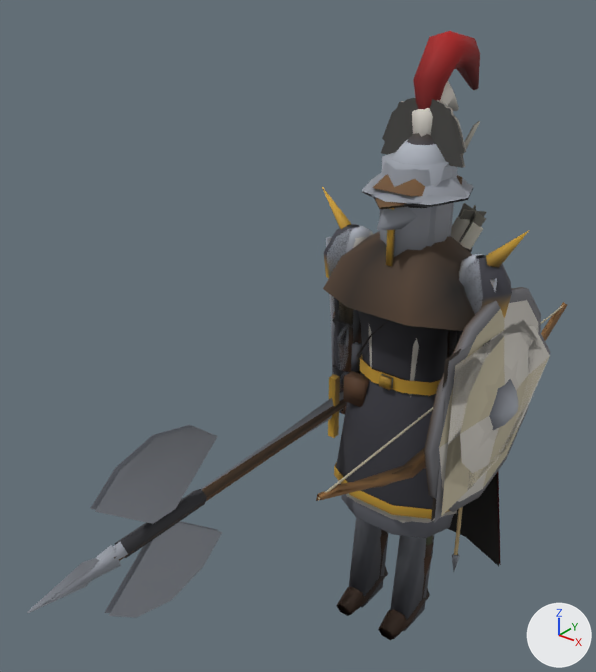
The glTF model assets/models/soldiers.glb: old version first, new version second.
Both versions are drawn from a 50 mm camera at (1.31, -2.25, 2.44) aimed at (-0.23, -0.32, 1.24). The lights are fixed; the arrows at lower right show +X, +Y and +Z. The first picture is the older version. Vertices at exactly the same position are counted once.

Names of what the first picture shows: 'Archer', 'Archer_LOD1', 'Infantry', 'Infantry_LOD1', 'Knight', 'Knight_LOD1', 'Warlord'.
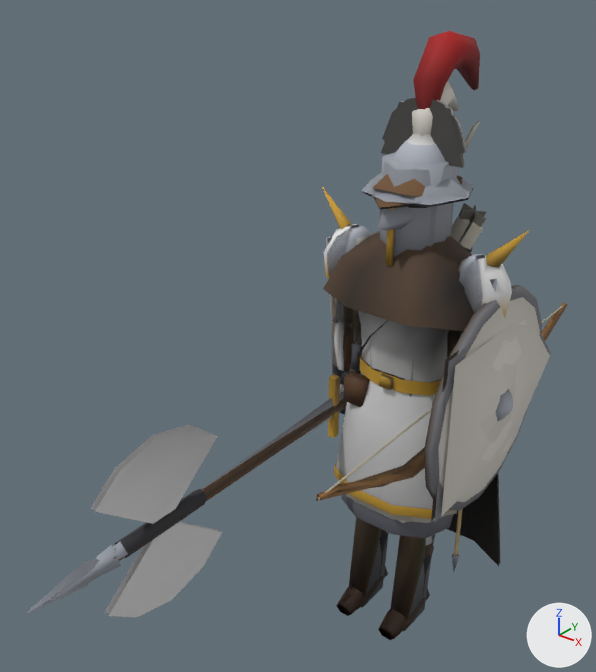
Pixel boxes (x1, y1, x2, y2) of what changed, in the pictures (596 x 672 px; the box of a moved part takes in the faces that stretch with it):
'Knight', reshaped: before (201, 81, 550, 538); after (201, 81, 550, 640)
'Infantry', reshaped: before (27, 140, 541, 640); after (27, 140, 542, 613)
'Infantry_LOD1', reshaped (mostly hidden): before (41, 172, 519, 606); after (41, 172, 517, 631)
part 1 of me_archer, moved or reshaped (mostly hidden): before (339, 232, 464, 372); after (343, 232, 464, 371)
part 2 of me_archer, recoloured: before (339, 385, 425, 488); after (339, 384, 425, 488)
part 3 of me_archer_lod1, recoloured: before (333, 322, 449, 368)
part 4 of me_infantry, moved or reshaped: before (489, 379, 518, 430); after (496, 389, 513, 421)
part 5 of me_infantry, moved or reshaped: before (381, 287, 541, 558); after (381, 285, 542, 558)
part 6 of me_infantry_lod1, recoloured: before (478, 365, 519, 441); after (333, 322, 515, 443)
part 7 of me_knight, moved or reshaped (mostly hidden before): before (335, 309, 550, 516); after (335, 303, 550, 599)
part 8 of me_warlord, moved or reshaped (mostly hidden): before (332, 298, 501, 576); after (332, 298, 501, 566)
part 9 of me_warlord, recoloured: (90, 133, 512, 618) in both

Patch to the scene script:
```diff
--- a/assets/models/soldiers.glb.py
+++ b/assets/models/soldiers.glb.py
@@ me_archer @@
-me_archer.from_pydata(...)  # 787 vertices, 1163 faces; spans x -0.31..0.31, y -0.82..0.82, z 0.0..1.9
+me_archer.from_pydata(...)  # 911 vertices, 1371 faces; spans x -0.31..0.31, y -0.82..0.82, z 0.0..1.9
+# me_archer part 1: 84 vertices moved from x -0.28..0.28, y -0.08..0.08, z 0.07..1.46 to x -0.29..0.29, y -0.06..0.06, z 0.07..1.46; 102 vertices removed from x -0.27..0.27, y -0.11..0.11, z 0.07..1.72; 226 vertices added at x -0.28..0.28, y -0.14..0.09, z 0.07..1.75
+# me_archer part 2: 159 kept faces spanning x -0.3..0.31, y -0.74..0.11, z 0.07..1.75 get new vertex colours
+# other edits to the shape of me_archer do not show in these pictures
 me_archer.materials.append(mat_soldier)
@@ me_archer_lod1 @@
 me_archer_lod1.from_pydata(...)  # 135 vertices, 183 faces; spans x -0.32..0.32, y -0.82..0.82, z 0.0..1.88
+# me_archer_lod1 part 3: 9 faces centred in x -0.26..0.27, y -0.07..0.03, z 1.06..1.57 are repainted in the vertex colours; the middle colour goes from brown #b5896f to light grey #d6d6d6
 me_archer_lod1.materials.append(mat_soldier)
@@ me_infantry @@
-me_infantry.from_pydata(...)  # 780 vertices, 1187 faces; spans x -0.3..0.42, y -1.43..1.0, z 0.0..1.88
+me_infantry.from_pydata(...)  # 928 vertices, 1447 faces; spans x -0.3..0.4, y -1.43..1.0, z 0.0..1.88
+# me_infantry part 4: the loose piece of 18 vertices spanning x 0.36..0.42, y -0.09..0.1, z 0.97..1.13 is scaled about its middle by (0.715, 0.695, 0.695), then moved by (-0.01, 0.0, 0.0)
+# me_infantry part 5: 92 vertices moved from x -0.27..0.33, y -0.34..0.34, z 0.07..1.45 to x -0.28..0.33, y -0.36..0.36, z 0.07..1.45; 114 vertices removed from x -0.27..0.36, y -0.34..0.34, z 0.07..1.72; 262 vertices added at x -0.28..0.36, y -0.36..0.36, z 0.07..1.75
+# other edits to the shape of me_infantry do not show in these pictures
 me_infantry.materials.append(mat_soldier)
@@ me_infantry_lod1 @@
-me_infantry_lod1.from_pydata(...)  # 132 vertices, 169 faces; spans x -0.32..0.38, y -1.43..1.0, z 0.0..1.88
+me_infantry_lod1.from_pydata(...)  # 138 vertices, 181 faces; spans x -0.32..0.38, y -1.43..1.0, z 0.0..1.88
+# me_infantry_lod1 part 6: 26 kept faces spanning x -0.3..0.38, y -0.37..0.37, z 0.68..1.73 get new vertex colours
+# edits to the shape of me_infantry_lod1 do not show in these pictures
 me_infantry_lod1.materials.append(mat_soldier)
@@ me_knight @@
-me_knight.from_pydata(...)  # 806 vertices, 1244 faces; spans x -0.34..0.35, y -1.0..0.46, z 0.0..2.04
+me_knight.from_pydata(...)  # 880 vertices, 1372 faces; spans x -0.34..0.37, y -1.0..0.46, z 0.0..2.04
+# me_knight part 7: 78 vertices moved from x -0.28..0.28, y -0.08..0.08, z 0.07..1.45 to x -0.29..0.29, y -0.06..0.06, z 0.07..1.45; 82 vertices removed from x -0.28..0.35, y -0.32..0.08, z 0.07..1.51; 156 vertices added at x -0.29..0.37, y -0.09..0.09, z 0.07..1.51
 me_knight.materials.append(mat_soldier)
@@ me_warlord @@
-me_warlord.from_pydata(...)  # 856 vertices, 1277 faces; spans x -0.39..0.39, y -1.38..0.62, z 0.0..2.18
+me_warlord.from_pydata(...)  # 1005 vertices, 1518 faces; spans x -0.39..0.39, y -1.38..0.62, z 0.0..2.18
+# me_warlord part 8: 98 vertices moved from x -0.32..0.32, y -0.08..0.25, z 0.07..1.45 to x -0.31..0.3, y -0.06..0.25, z 0.07..1.45; 85 vertices removed from x -0.31..0.31, y -0.08..0.25, z 0.07..1.51; 233 vertices added at x -0.3..0.31, y -0.14..0.27, z 0.07..1.75
+# me_warlord part 9: 464 kept faces spanning x -0.37..0.37, y -1.2..0.25, z 0.26..1.91 get new vertex colours
+# other edits to the shape of me_warlord do not show in these pictures
 me_warlord.materials.append(mat_soldier)
```
